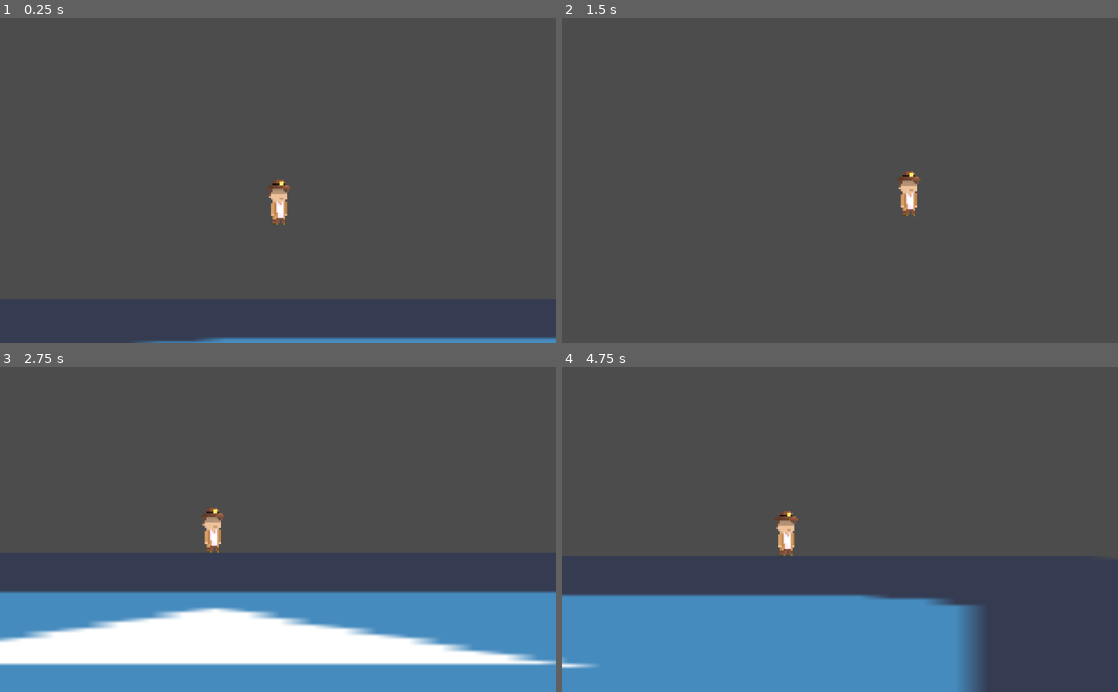
Above: before the commit, frames 1-4 (two rows, left to right).
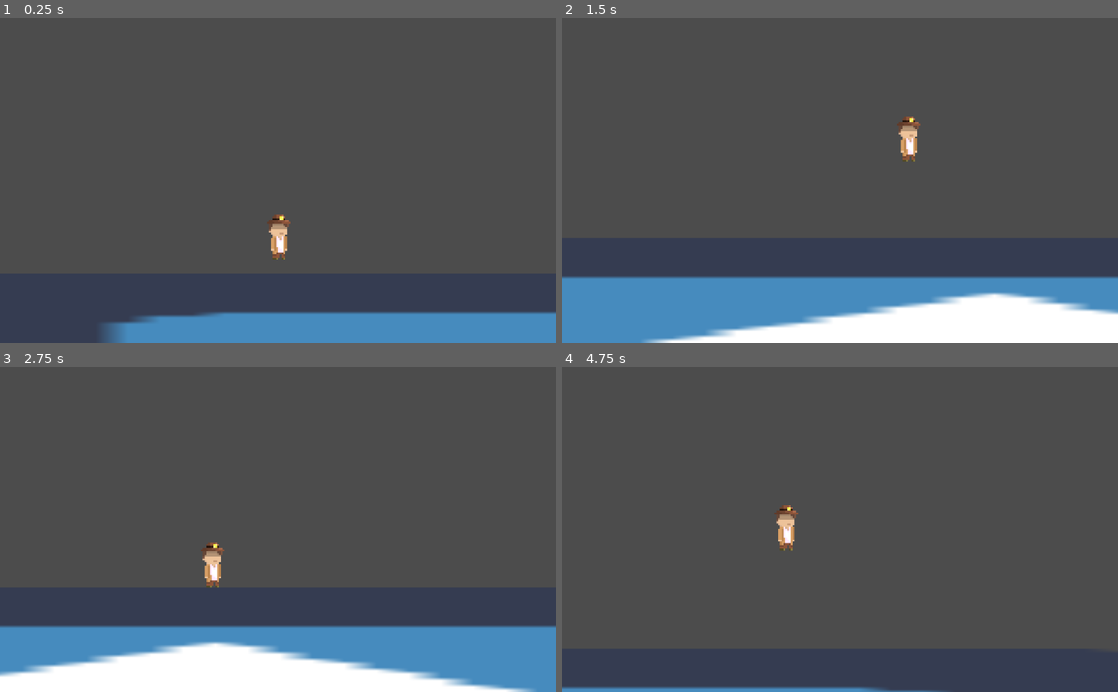
Above: after the commit, the same moments.

Repository: Spiderpat12/OmarDev1
Game: Godot game, scene res://Game.tscn
The game is run twice, just before and just after one commit, with the same random seed, the same clock (stepped at 60 frames per second) and the same inputs. The project has no main scene, so this scene is started directly. The engine's default icon, where the game draws it, is replaced by a stand-in: a white triangle on a blue panel in a dark square.
Inputs:
- Up to frame 1 (0.25 s): no input
- Up to frame 2 (1.5 s): hold Right (ui_right) from 0.53 s (still down); tap Up (ui_up) at 0.6, 0.77, 1.07, 1.35 s
- Up to frame 3 (2.75 s): tap Up (ui_up) at 1.52, 1.82, 2.1 s; release Right (ui_right) at 2.03 s; hold Left (ui_left) from 2.03 s (still down)
- Up to frame 4 (4.75 s): release Left (ui_left) at 2.78 s; hold Right (ui_right) 2.78-4.28 s; tap Up (ui_up) at 2.85, 3.02, 3.32, 3.6, 3.77, 4.07, 4.35, 4.52 s; hold Left (ui_left) from 4.28 s (still down)

The runs differ from the first frame. In frame 1, 7.4% of the frame differs, in the area x 18-100%, y 49-100%; in frame 2, 21%; in frame 3, 27%, in the area x 0-100%, y 43-100%; in frame 4, 22%.

Commit message:
player 5

Diff:
--- a/project_whith_rayan/Game.tscn
+++ b/project_whith_rayan/Game.tscn
@@ -14,6 +14,9 @@
 [node name="Player" type="KinematicBody2D" parent="."]
 position = Vector2( 238, 424 )
 script = ExtResource( 1 )
+jump_height = 100.0
+jump_time_to_peak = 0.5
+jump_time_to_descent = 0.4
 
 [node name="Sprite" type="Sprite" parent="Player"]
 texture = ExtResource( 3 )
--- a/project_whith_rayan/scripts/Player.gd
+++ b/project_whith_rayan/scripts/Player.gd
@@ -6,6 +6,10 @@
 export var gravity : float = 10
 export var acc : float = 35
 
+export var jump_height: float
+export var jump_time_to_peak : float
+export var jump_time_to_descent : float
+
 var x : float
 var motion = Vector2()
 var max_jump = 1
@@ -13,7 +17,9 @@
 var can_jump : bool = true
 
 onready var chapters : int = 1
-
+onready var jump_velocity : float = ((2.0 * jump_height) / jump_time_to_peak) * -1.0
+onready var jump_gravity : float = ((-2.0 * jump_height) / (jump_time_to_peak * jump_time_to_peak))* -1.0
+onready var fall_gravity : float = ((-2.0 * jump_height) / (jump_time_to_peak * jump_time_to_descent))* -1.0
 
 func _process(delta) -> void:
 	motion = move_and_slide(motion,Vector2.UP)
@@ -22,6 +28,7 @@
 
 
 func _physics_process(delta) -> void:
+	motion.y += get_gravity()*delta
 	Movement(delta)
 	Gravity()
 	Jump()
@@ -46,12 +53,12 @@
 func Jump() -> void:
 	if can_jump == true:
 		if is_on_floor() && Input.is_action_just_pressed("ui_up"):
-			motion.y = -jump
+			motion.y = jump_velocity
 
 func doubleJump() -> void:
 	if jump_count < max_jump && can_jump == false:
 		if Input.is_action_just_pressed("ui_up") && chapters == 2:
-			motion.y = -jump
+			motion.y = jump_velocity
 			jump_count += 1
 	if is_on_floor() && jump_count != 0:
 		jump_count = 0
@@ -70,3 +77,8 @@
 			pass
 		3:
 			pass
+
+
+
+func get_gravity() -> float:
+	return jump_gravity if motion.y < 0.0 else fall_gravity
